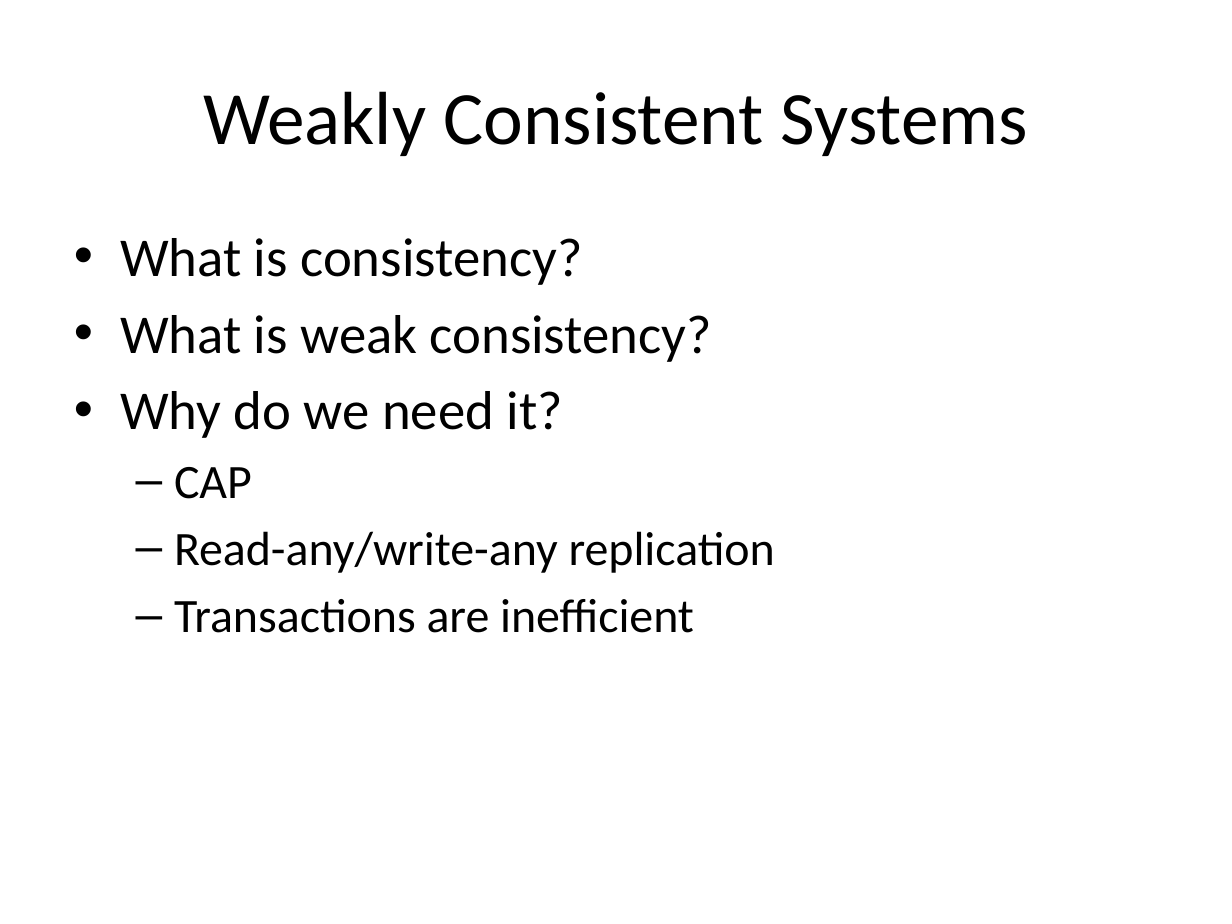
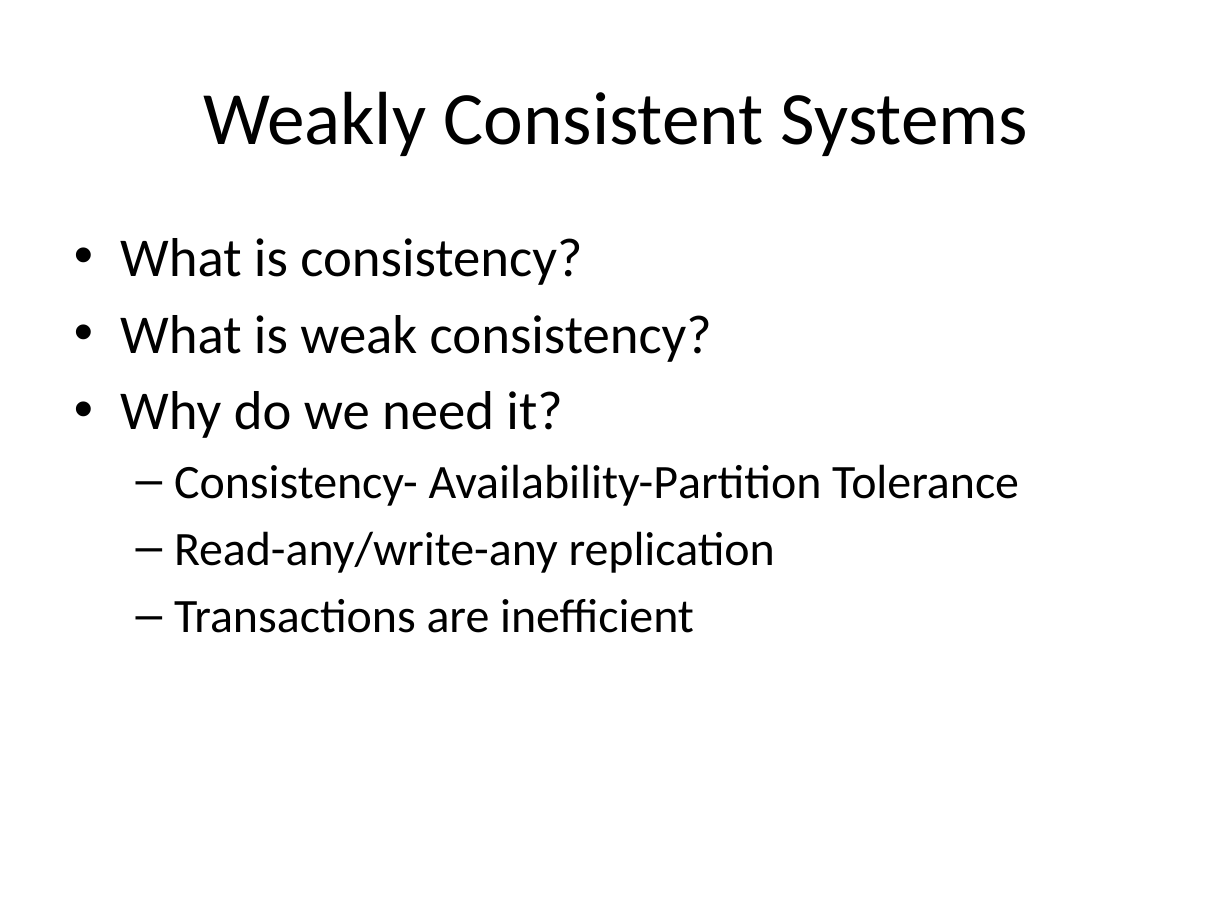
Before and after one commit to balidani/bomberman, a slide deck: slide 2 of presentation/slides_daniel.pptx. Drawn at 1232x924 pixels with LibreOffice and Linux fonts; fonts in the diff are those of the drawing. Boxes give left, top, right and bottom in pixels: in the first picture for what was removed or moved away, otherwise in the second. Text is boxed around its words. In the diff, an @@ line names an element or a change of style, - is before the commit and + after.

```diff
--- a/presentation/slides_daniel.pptx
+++ b/presentation/slides_daniel.pptx
@@ text at bbox=[174, 464, 1019, 506]: text changed @@
-  – CAP
+  – Consistency- Availability-Partition Tolerance
```
Also in this commit, not shown: 4 other slides changed.
